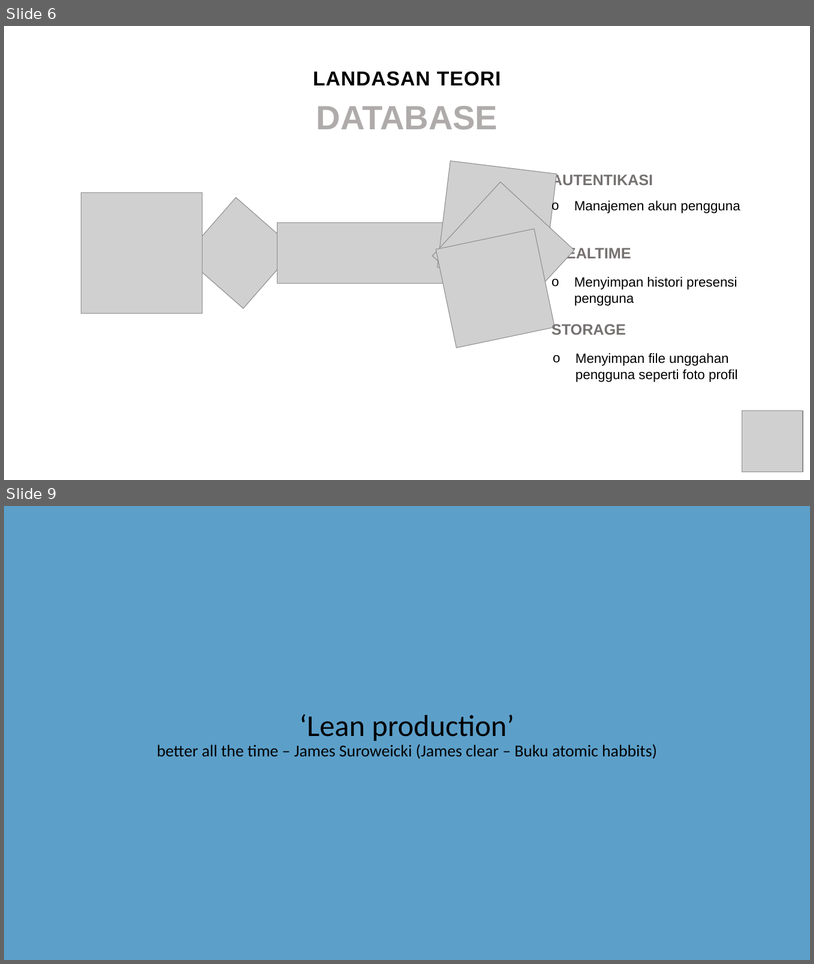
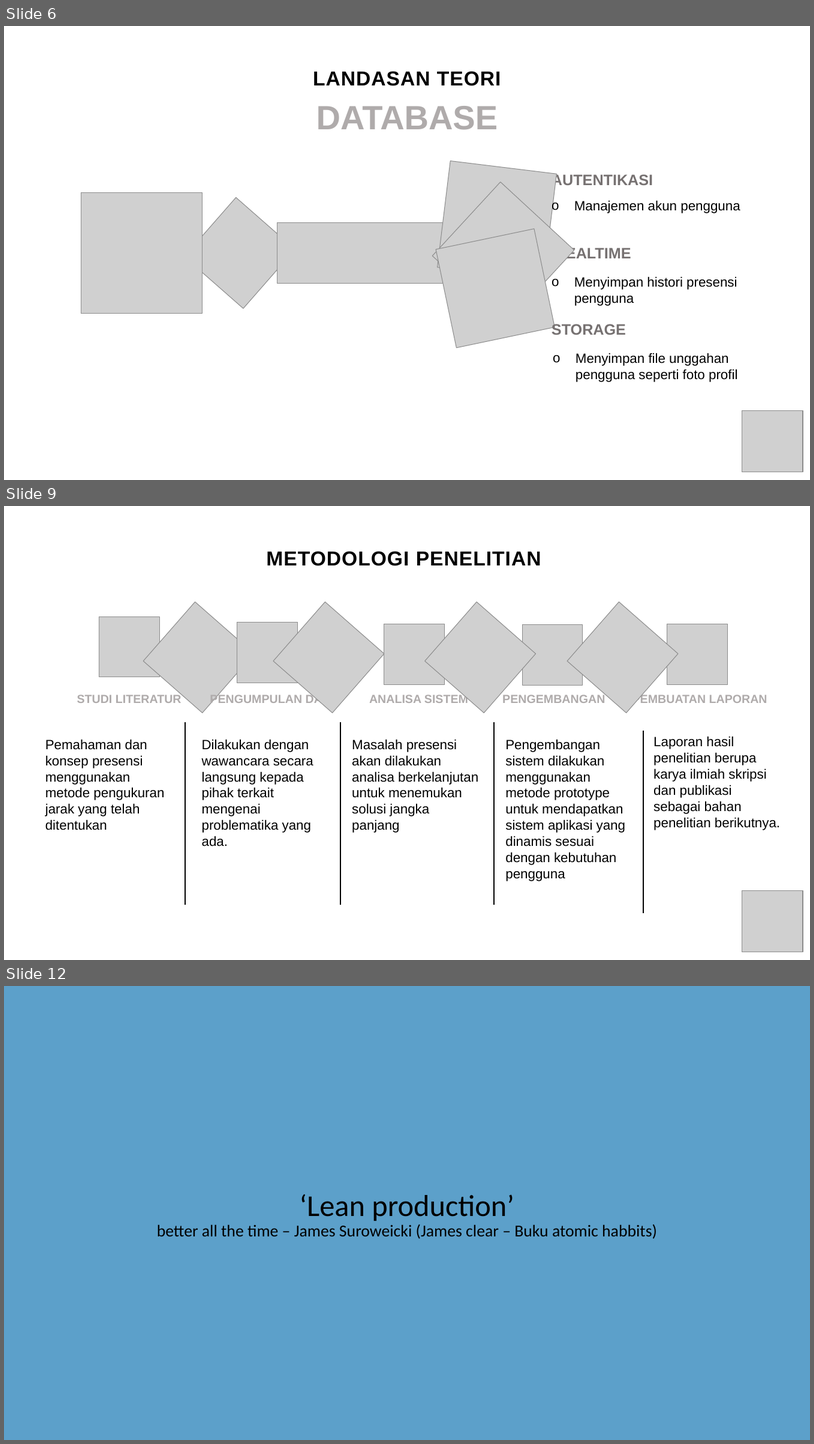
Before and after one commit to gunadermawan/skripsi, a slide deck: dokumen/ppt_skripsi.pptx. Shown one above the other, each under a label of ours: slides 6 and 9 before the commit, slides 6, 9 and 12 after it; the slides between them are not shown. The pictures are 814x964 and 814x1444 pixels, drawn with LibreOffice and Linux fonts; fonts in the diff are those of the drawing; grey boxes stand for pictures. Boxes give left, top, right and bottom in pixels: in the first picture for what was removed or moved away, otherwise in the second. Text is boxed around its words. In the diff, an @@ line names an element or a change of style, - is before the commit and + after.

Commit message:
prepare sidang
- update ppt skripsi

```diff
--- a/dokumen/ppt_skripsi.pptx
+++ b/dokumen/ppt_skripsi.pptx
@@ slide 9 added at <box>4,506,810,960</box>, background #FFFFFF @@
@@ text added at <box>266,551,542,566</box>, 24 pt, text #000000, bold @@
+METODOLOGI PENELITIAN
@@ picture added at <box>143,602,254,713</box> @@
@@ picture added at <box>273,602,384,713</box> @@
@@ picture added at <box>425,602,536,713</box> @@
@@ picture added at <box>567,602,678,713</box> @@
@@ picture added at <box>99,617,159,677</box> @@
@@ picture added at <box>237,622,297,682</box> @@
@@ picture added at <box>384,624,445,684</box> @@
@@ picture added at <box>522,625,583,685</box> @@
@@ picture added at <box>668,624,728,684</box> @@
@@ text added at <box>77,693,182,703</box>, 14 pt, text #AFABAB, bold @@
+STUDI LITERATUR
@@ text added at <box>210,693,337,705</box>, 14 pt, text #AFABAB, bold @@
+PENGUMPULAN DATA
@@ text added at <box>369,693,468,703</box>, 14 pt, text #AFABAB, bold @@
+ANALISA SISTEM
@@ text added at <box>503,693,605,703</box>, 14 pt, text #AFABAB, bold @@
+PENGEMBANGAN
@@ text added at <box>633,693,768,705</box>, 14 pt, text #AFABAB, bold @@
+PEMBUATAN LAPORAN
@@ text added at <box>45,739,164,830</box>, 16 pt, text #000000 @@
+Pemahaman dan konsep presensi menggunakan metode pengukuran jarak yang telah ditentukan
@@ line added from (185, 722) to (185, 904), #000000 1.5 pt @@
@@ text added at <box>202,739,314,846</box>, 16 pt, text #000000 @@
+Dilakukan dengan wawancara secara langsung kepada pihak terkait mengenai problematika yang ada.
@@ line added from (341, 722) to (341, 904), #000000 1.5 pt @@
@@ text added at <box>352,739,479,832</box>, 16 pt, text #000000 @@
+Masalah presensi akan dilakukan analisa berkelanjutan untuk menemukan solusi jangka panjang
@@ line added from (495, 722) to (495, 904), #000000 1.5 pt @@
@@ text added at <box>506,739,626,881</box>, 16 pt, text #000000 @@
+Pengembangan sistem dilakukan menggunakan metode prototype untuk mendapatkan sistem aplikasi yang dinamis sesuai dengan kebutuhan pengguna
@@ line added from (644, 730) to (644, 913), #000000 1.5 pt @@
@@ text added at <box>654,736,780,830</box>, 16 pt, text #000000 @@
+Laporan hasil penelitian berupa karya ilmiah skripsi dan publikasi sebagai bahan penelitian berikutnya.
@@ picture added at <box>743,891,804,952</box> @@
@@ what was slide 9 is now slide 12 @@
```
Also in this commit, not shown: 4 slides changed, 2 other slides added, 1 other file.
